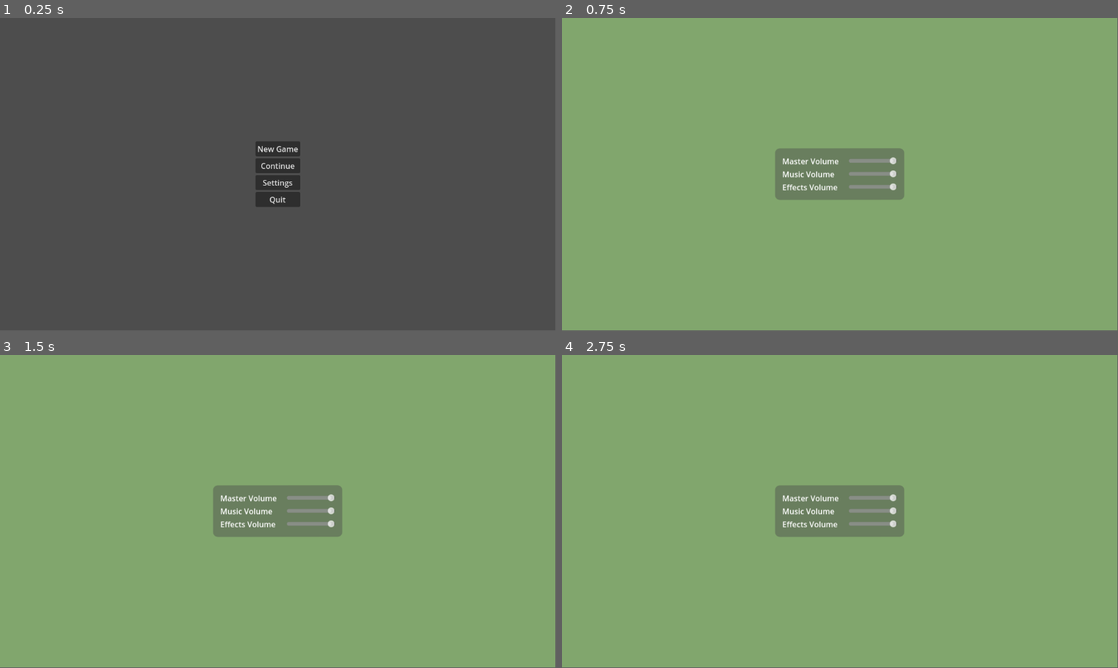
Above: before the commit, frames 1-4 (two rows, left to right).
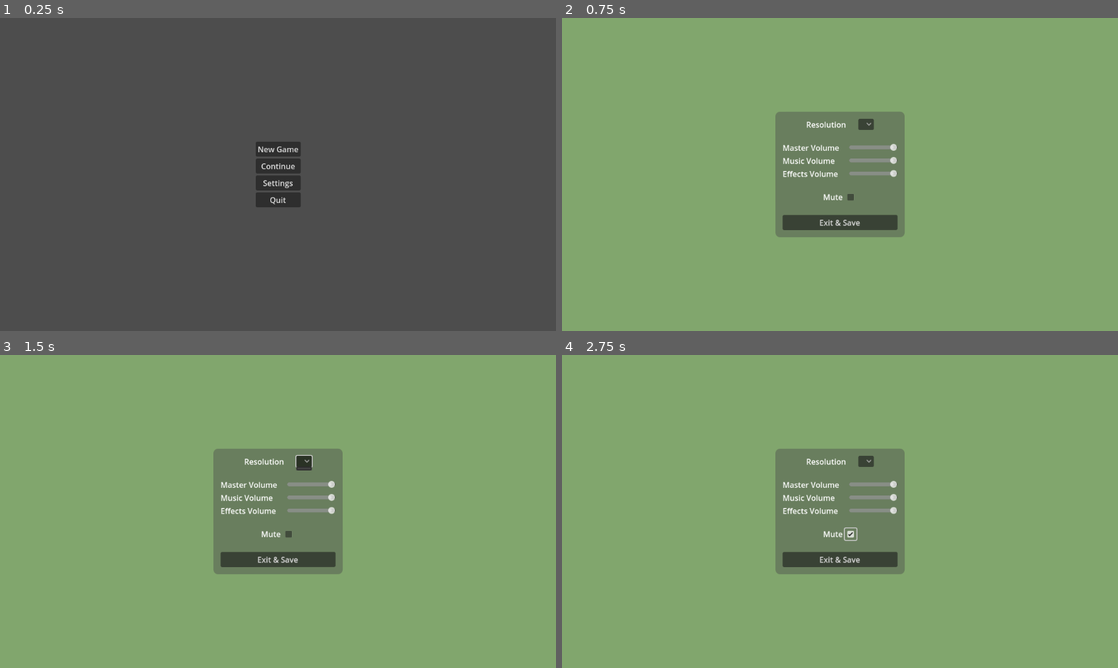
Above: after the commit, the same moments.

Repository: Willi-bot/GameProject
Game: Godot game, scene res://scenes/main_menu/main_menu.tscn
Two runs of this game, one before a commit and one after it. Both use one fixed random seed, a clock stepped at 60 frames per second and the inputs below.
Inputs (mouse positions are in pixels of both pictures, inside the frame that each line leads up to):
- Up to frame 1 (0.25 s): no input
- Up to frame 2 (0.75 s): click "Settings" at 0.5 s
- Up to frame 3 (1.5 s): click (305, 461) at 1.27 s
- Up to frame 4 (2.75 s): click (851, 533) at 2.02 s
In our replay, the window is 799x449 before the commit and 800x450 after it. These sizes can differ from the game's own. Grey fills any space a smaller window leaves; there, only what the larger window draws over its background counts as a difference.

The runs differ from the first frame. In frame 1, 0.2% of the frame differs, in the area x 46-54%, y 40-60%; in frame 2, 6.1%; in frame 3, 6.1%; in frame 4, 6.1%, in the area x 38-62%, y 30-70%.

Commit message:
Make Sound slider functional

Diff:
--- /dev/null
+++ b/gameproject/default_bus_layout.tres
@@ -0,0 +1,15 @@
+[gd_resource type="AudioBusLayout" format=3 uid="uid://bh8inobqdicx4"]
+
+[resource]
+bus/1/name = &"Music"
+bus/1/solo = false
+bus/1/mute = false
+bus/1/bypass_fx = false
+bus/1/volume_db = 0.0
+bus/1/send = &"Master"
+bus/2/name = &"SFX"
+bus/2/solo = false
+bus/2/mute = false
+bus/2/bypass_fx = false
+bus/2/volume_db = 0.0
+bus/2/send = &"Master"
--- a/gameproject/project.godot
+++ b/gameproject/project.godot
@@ -15,6 +15,10 @@
 config/features=PackedStringArray("4.3", "GL Compatibility")
 config/icon="res://icon.svg"
 
+[display]
+
+window/stretch/mode="viewport"
+
 [dotnet]
 
 project/assembly_name="GameProject"
--- /dev/null
+++ b/gameproject/scenes/settings/settings.gd
@@ -0,0 +1,49 @@
+extends Control
+
+
+var resolutions = {
+	"3840x2160": Vector2i(3840,2160),
+	"2560x1440": Vector2i(2560,1440),
+	"1920x1080": Vector2i(1920,1080),
+	"1366x768": Vector2i(1366,768),
+	"1280x720": Vector2i(1280,720),
+	"1440x900": Vector2i(1440,900),
+	"1600x900": Vector2i(1600,900),
+	"1024x600": Vector2i(1024,600),
+	"800x600": Vector2i(800,600)
+}
+
+
+# Called when the node enters the scene tree for the first time.
+func _ready() -> void:
+	$PanelContainer/MenuOptions/VolumeSliders/Controls/MasterSlider.value = db_to_linear(AudioServer.get_bus_volume_db(AudioServer.get_bus_index("Master")))
+	$PanelContainer/MenuOptions/VolumeSliders/Controls/MusicSlider.value = db_to_linear(AudioServer.get_bus_volume_db(AudioServer.get_bus_index("Music")))
+	$PanelContainer/MenuOptions/VolumeSliders/Controls/EffectsSlider.value = db_to_linear(AudioServer.get_bus_volume_db(AudioServer.get_bus_index("SFX")))
+
+
+# Called every frame. 'delta' is the elapsed time since the previous frame.
+func _process(delta: float) -> void:
+	pass
+
+
+func _on_button_pressed() -> void:
+	get_tree().change_scene_to_file("res://scenes/main_menu/main_menu.tscn")
+
+
+func _on_master_slider_value_changed(value: float) -> void:
+	var master_index = AudioServer.get_bus_index("Master")
+	AudioServer.set_bus_volume_db(master_index, linear_to_db(value))
+
+
+func _on_music_slider_value_changed(value: float) -> void:
+	var music_index = AudioServer.get_bus_index("Music")
+	AudioServer.set_bus_volume_db(music_index, linear_to_db(value))
+
+
+func _on_effects_slider_value_changed(value: float) -> void:
+	var sfx_index = AudioServer.get_bus_index("SFX")
+	AudioServer.set_bus_volume_db(sfx_index, linear_to_db(value))
+
+
+func _on_check_box_toggled(toggled_on: bool) -> void:
+	AudioServer.set_bus_mute(0, toggled_on)
--- a/gameproject/scenes/settings/settings.tscn
+++ b/gameproject/scenes/settings/settings.tscn
@@ -1,4 +1,7 @@
-[gd_scene load_steps=3 format=3 uid="uid://uofwoknn6ei8"]
+[gd_scene load_steps=5 format=3 uid="uid://uofwoknn6ei8"]
+
+[ext_resource type="Script" path="res://scenes/settings/settings.gd" id="1_llf1e"]
+[ext_resource type="AudioStream" uid="uid://mqjlk2nhlbxe" path="res://scenes/settings/bgm.mp3" id="2_salj4"]
 
 [sub_resource type="StyleBoxFlat" id="StyleBoxFlat_0g7f2"]
 bg_color = Color(0.50532, 0.651007, 0.425991, 1)
@@ -21,6 +24,7 @@
 anchor_bottom = 1.0
 grow_horizontal = 2
 grow_vertical = 2
+script = ExtResource("1_llf1e")
 
 [node name="SettingsBackground" type="Panel" parent="."]
 layout_mode = 1
@@ -47,39 +51,56 @@
 rotation = -0.000727543
 theme_override_styles/panel = SubResource("StyleBoxFlat_10von")
 
-[node name="HBoxContainer" type="HBoxContainer" parent="PanelContainer"]
+[node name="MenuOptions" type="VBoxContainer" parent="PanelContainer"]
+layout_mode = 2
+theme_override_constants/separation = 25
+
+[node name="ResolutionOption" type="HBoxContainer" parent="PanelContainer/MenuOptions"]
+layout_mode = 2
+size_flags_horizontal = 4
+size_flags_vertical = 3
+theme_override_constants/separation = 25
+
+[node name="Label" type="Label" parent="PanelContainer/MenuOptions/ResolutionOption"]
+layout_mode = 2
+text = "Resolution"
+
+[node name="OptionButton" type="OptionButton" parent="PanelContainer/MenuOptions/ResolutionOption"]
+layout_mode = 2
+
+[node name="VolumeSliders" type="HBoxContainer" parent="PanelContainer/MenuOptions"]
 layout_mode = 2
 theme_override_constants/separation = 20
 
-[node name="Labels" type="VBoxContainer" parent="PanelContainer/HBoxContainer"]
+[node name="Labels" type="VBoxContainer" parent="PanelContainer/MenuOptions/VolumeSliders"]
 layout_mode = 2
 
-[node name="MasterVol" type="Label" parent="PanelContainer/HBoxContainer/Labels"]
+[node name="MasterVol" type="Label" parent="PanelContainer/MenuOptions/VolumeSliders/Labels"]
 layout_mode = 2
 size_flags_horizontal = 0
 size_flags_vertical = 3
 text = "Master Volume"
 vertical_alignment = 1
 
-[node name="MusicVol" type="Label" parent="PanelContainer/HBoxContainer/Labels"]
+[node name="MusicVol" type="Label" parent="PanelContainer/MenuOptions/VolumeSliders/Labels"]
 layout_mode = 2
 size_flags_horizontal = 0
 size_flags_vertical = 3
 text = "Music Volume"
 vertical_alignment = 1
 
-[node name="EffectsVol" type="Label" parent="PanelContainer/HBoxContainer/Labels"]
+[node name="EffectsVol" type="Label" parent="PanelContainer/MenuOptions/VolumeSliders/Labels"]
 layout_mode = 2
 size_flags_horizontal = 0
 size_flags_vertical = 3
 text = "Effects Volume"
 vertical_alignment = 1
 
-[node name="Controls" type="VBoxContainer" parent="PanelContainer/HBoxContainer"]
+[node name="Controls" type="VBoxContainer" parent="PanelContainer/MenuOptions/VolumeSliders"]
 layout_mode = 2
 alignment = 1
 
-[node name="MasterSlider" type="HSlider" parent="PanelContainer/HBoxContainer/Controls"]
+[node name="MasterSlider" type="HSlider" parent="PanelContainer/MenuOptions/VolumeSliders/Controls"]
 custom_minimum_size = Vector2(100, 0)
 layout_mode = 2
 size_flags_horizontal = 0
@@ -88,7 +109,7 @@
 step = 0.001
 value = 1.0
 
-[node name="MusicSlider" type="HSlider" parent="PanelContainer/HBoxContainer/Controls"]
+[node name="MusicSlider" type="HSlider" parent="PanelContainer/MenuOptions/VolumeSliders/Controls"]
 custom_minimum_size = Vector2(100, 0)
 layout_mode = 2
 size_flags_horizontal = 0
@@ -97,7 +118,7 @@
 step = 0.001
 value = 1.0
 
-[node name="EffectsSlider" type="HSlider" parent="PanelContainer/HBoxContainer/Controls"]
+[node name="EffectsSlider" type="HSlider" parent="PanelContainer/MenuOptions/VolumeSliders/Controls"]
 custom_minimum_size = Vector2(100, 0)
 layout_mode = 2
 size_flags_horizontal = 0
@@ -105,3 +126,29 @@
 max_value = 1.0
 step = 0.001
 value = 1.0
+
+[node name="MuteOption" type="HBoxContainer" parent="PanelContainer/MenuOptions"]
+layout_mode = 2
+size_flags_horizontal = 4
+
+[node name="Label" type="Label" parent="PanelContainer/MenuOptions/MuteOption"]
+layout_mode = 2
+text = "Mute"
+
+[node name="CheckBox" type="CheckBox" parent="PanelContainer/MenuOptions/MuteOption"]
+layout_mode = 2
+
+[node name="ExitButton" type="Button" parent="PanelContainer/MenuOptions"]
+layout_mode = 2
+text = "Exit & Save"
+
+[node name="AudioStreamPlayer" type="AudioStreamPlayer" parent="."]
+stream = ExtResource("2_salj4")
+autoplay = true
+bus = &"Music"
+
+[connection signal="value_changed" from="PanelContainer/MenuOptions/VolumeSliders/Controls/MasterSlider" to="." method="_on_master_slider_value_changed"]
+[connection signal="value_changed" from="PanelContainer/MenuOptions/VolumeSliders/Controls/MusicSlider" to="." method="_on_music_slider_value_changed"]
+[connection signal="value_changed" from="PanelContainer/MenuOptions/VolumeSliders/Controls/EffectsSlider" to="." method="_on_effects_slider_value_changed"]
+[connection signal="toggled" from="PanelContainer/MenuOptions/MuteOption/CheckBox" to="." method="_on_check_box_toggled"]
+[connection signal="pressed" from="PanelContainer/MenuOptions/ExitButton" to="." method="_on_button_pressed"]
Not shown, added: gameproject/scenes/settings/bgm.mp3.import
Not shown, added: gameproject/scenes/settings/bgm.mp3
